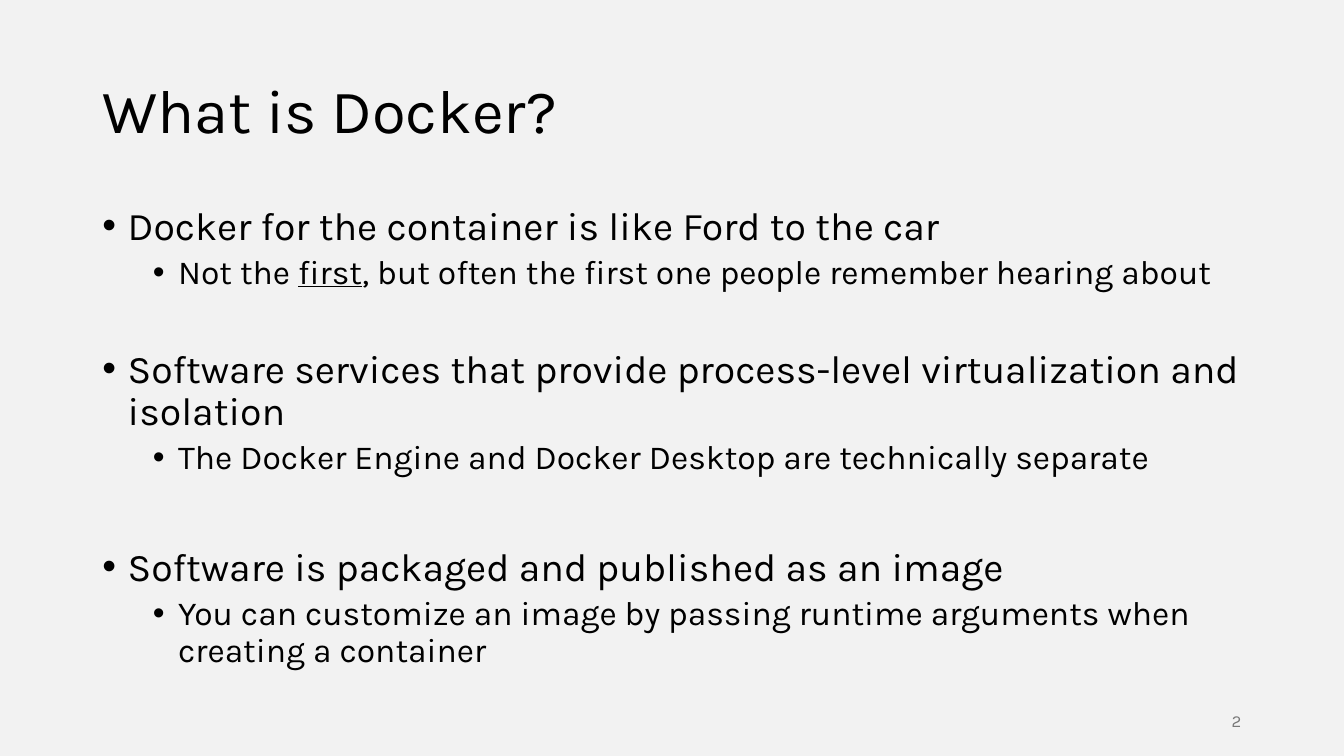
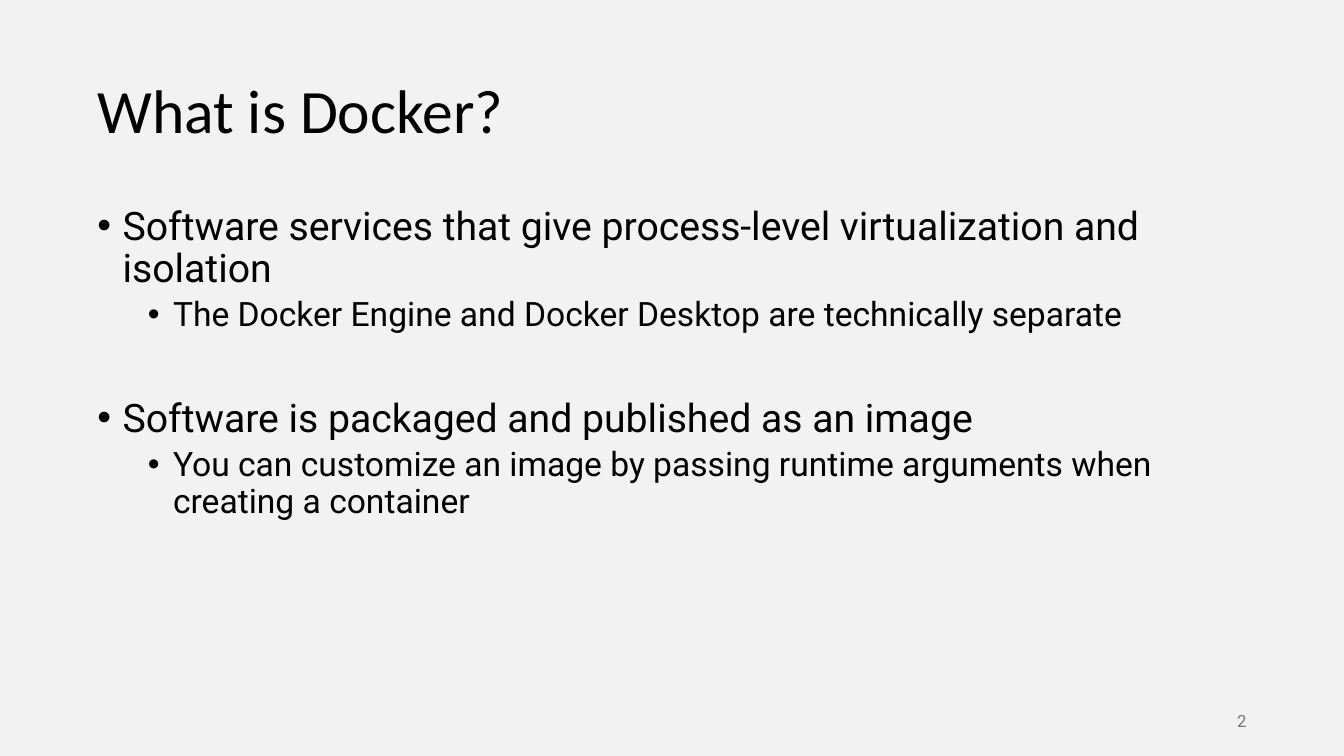
Before and after one commit to ilanham/Presentations, a slide deck: slide 2 of docker/Developing for SQL Server with Docker.pptx. Drawn at 1344x756 pixels with LibreOffice and Linux fonts; fonts in the diff are those of the drawing. Boxes give left, top, right and bottom in pixels: in the first picture for what was removed or moved away, otherwise in the second. Text is boxed around its words. In the diff, an @@ line names an element or a change of style, - is before the commit and + after.

Commit message:
Updated Docker slides for Tampa Fabric UG Feb 25

```diff
--- a/docker/Developing for SQL Server with Docker.pptx
+++ b/docker/Developing for SQL Server with Docker.pptx
@@ title "What is Docker?" at (97, 90, 503, 134): font Karla to Calibri @@
@@ text at (123, 210, 1139, 283): text changed; font Karla to Roboto @@
-• Docker for the container is like Ford to the car
-  • Not the first, but often the first one people remember hearing about
-• Software services that provide process-level virtualization and isolation
+• Software services that give process-level virtualization and isolation
@@ text at (123, 300, 1151, 520): font Karla to Roboto in "The Docker Engine and Docker Desktop are ...", "Software is packaged and published as an ...", "You can customize an image by passing ..." @@
@@ page number at (1237, 715, 1246, 727): font Karla to Roboto, text colour #797979 to #757575 @@
```
Also in this commit, not shown: 18 other slides changed, 1 slide added, 3 slides removed.
